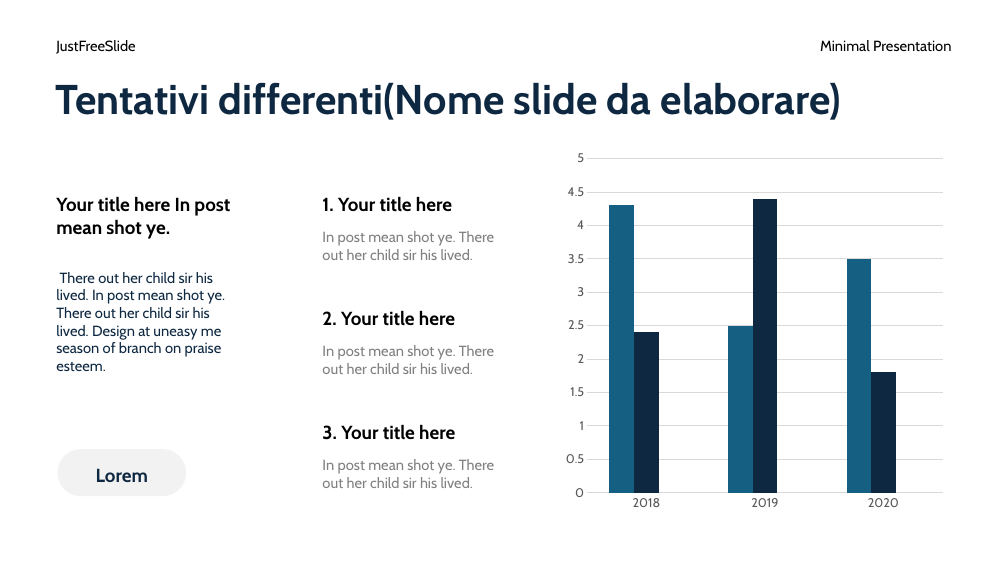
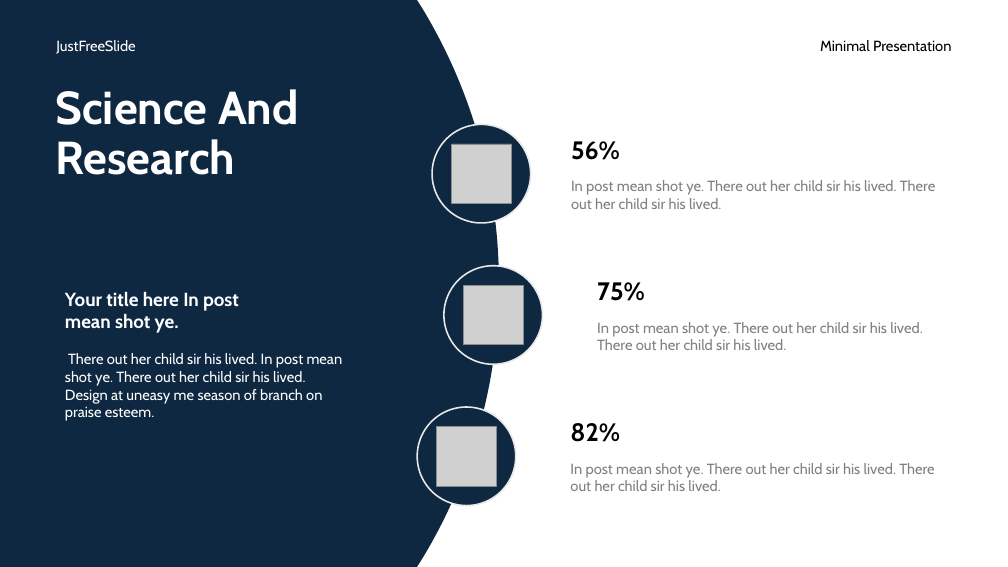
Before and after one commit to aleeteo/leaf_ID, a slide deck: slide 22 of presentazione/ProjectLeafWIP.pptx (slide 12 before the commit). Drawn at 1008x567 pixels with LibreOffice and Linux fonts; fonts in the diff are those of the drawing; grey boxes stand for pictures. Boxes give left, top, right and bottom in pixels: in the first picture for what was removed or moved away, otherwise in the second. Text is boxed around its words. In the diff, an @@ line names an element or a change of style, - is before the commit and + after.

```diff
--- a/presentazione/ProjectLeafWIP.pptx
+++ b/presentazione/ProjectLeafWIP.pptx
@@ freeform shape added at <box>0,0,499,567</box>, fill #0E2841 @@
@@ text "JustFreeSlide" at <box>56,40,135,54</box>: text colour #000000 to #FFFFFF @@
@@ title removed at <box>55,82,842,120</box> @@
-Tentativi differenti(Nome slide da elaborare)
@@ title added at <box>55,89,299,175</box>, 44 pt, text #FFFFFF, bold @@
+Science And
+Research
@@ ellipse added at <box>433,125,531,223</box>, fill #0E2841, outline #E8E8E8 1.5 pt @@
@@ picture added at <box>451,144,511,203</box> @@
@@ column chart removed at <box>558,144,951,518</box> @@
-categories: 2018, 2019, 2020
-Series 1: 4.3, 2.5, 3.5
-Series 2: 2.4, 4.4, 1.8
-Series 3: -, -, -
@@ text at <box>571,141,935,209</box>: text changed @@
-1. Your title here
-In post mean shot ye. There out her child sir his lived.
+56%
+In post mean shot ye. There out her child sir his lived. There out her child sir his lived.
@@ ellipse added at <box>444,265,542,364</box>, fill #0E2841, outline #E8E8E8 1.5 pt @@
@@ text "Your title here In post": place and size @@
-text "Your title here In post" at <box>56,196,230,371</box>
+text "Your title here In post" at <box>65,292,343,421</box>
@@ text at <box>65,292,239,333</box>: text changed; text colour #000000 to #FFFFFF @@
-Your title here In post mean shot ye.
+Your title here In post
+mean shot ye.
@@ picture added at <box>464,285,523,345</box> @@
@@ text at <box>597,282,922,350</box>: text changed @@
-2. Your title here
-In post mean shot ye. There out her child sir his lived.
+75%
+In post mean shot ye. There out her child sir his lived. There out her child sir his lived.
@@ text at <box>65,353,343,421</box>: text colour #0E2841 to #FFFFFF in "There out her child sir his lived. ..." @@
@@ ellipse added at <box>417,407,516,505</box>, fill #0E2841, outline #E8E8E8 1.5 pt @@
@@ rounded rectangle removed at <box>57,449,186,496</box> @@
-Lorem
@@ picture added at <box>437,426,497,486</box> @@
@@ text at <box>570,423,934,491</box>: text changed @@
-3. Your title here
-In post mean shot ye. There out her child sir his lived.
+82%
+In post mean shot ye. There out her child sir his lived. There out her child sir his lived.
```
Also in this commit, not shown: 2 other slides changed, 5 slides added, 1 slide removed.
